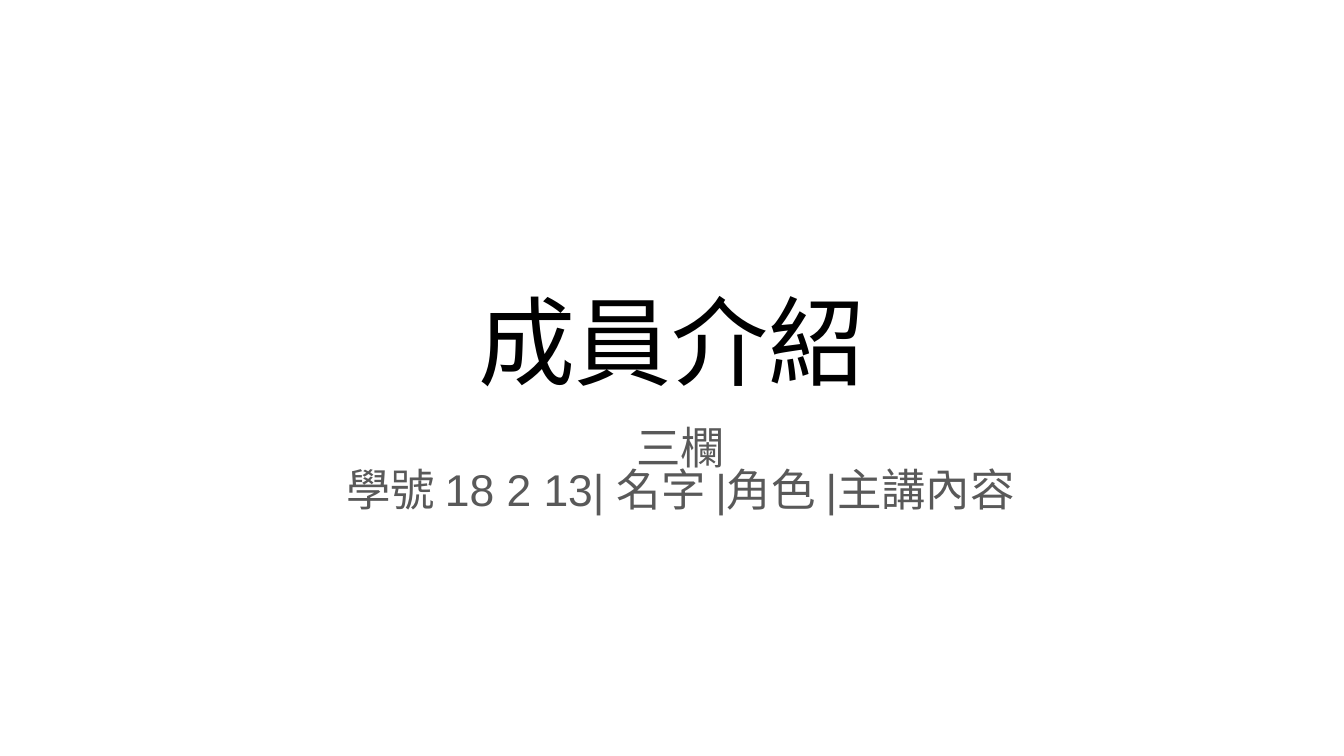
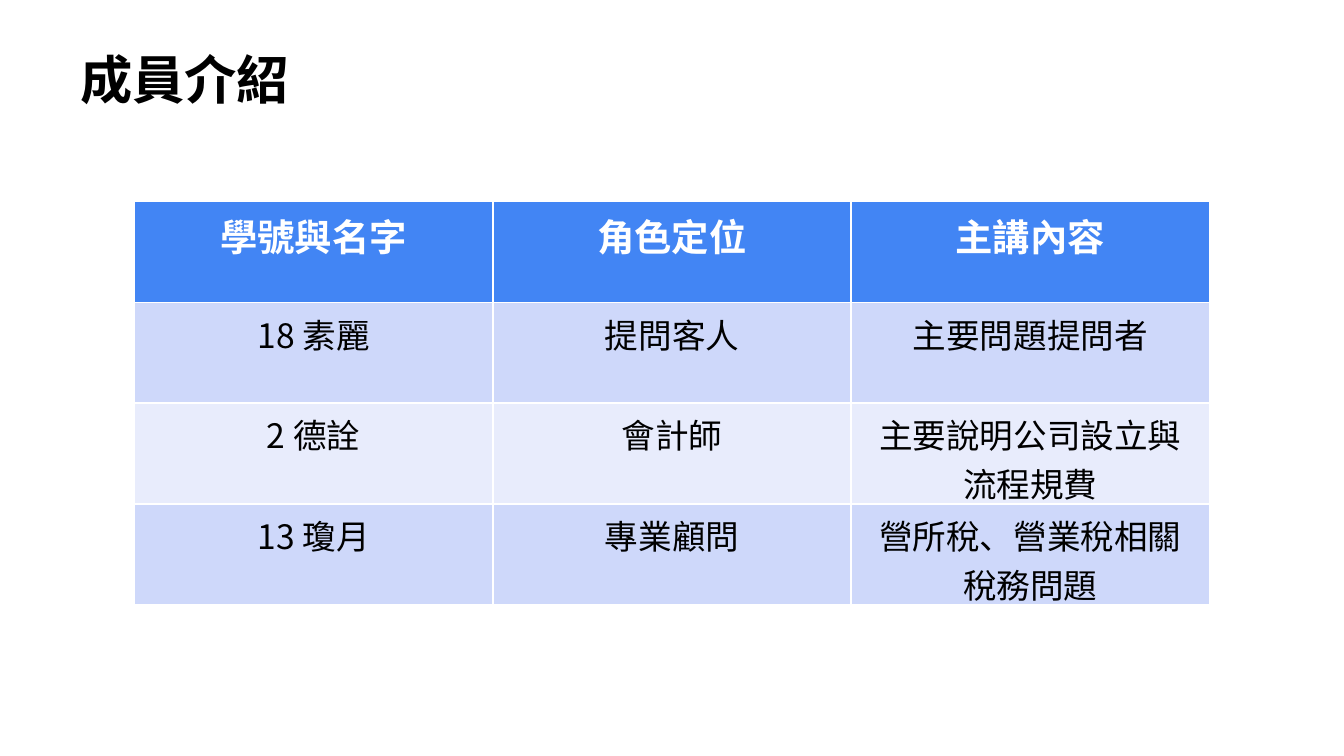
Before and after one commit to qwerty10218/horticulture-tax-case, a slide deck: slide 2 of 大葉園藝_公司設立與首年稅務規劃_v3_Formatted.pptx. Drawn at 1344x756 pixels with LibreOffice and Linux fonts; fonts in the diff are those of the drawing. Boxes give left, top, right and bottom in pixels: in the first picture for what was removed or moved away, otherwise in the second. Text is boxed around its words. In the diff, an @@ line names an element or a change of style, - is before the commit and + after.

Commit message:
Fix PPTX layout corruption and correctly add Members Table

```diff
--- a/大葉園藝_公司設立與首年稅務規劃_v3_Formatted.pptx
+++ b/大葉園藝_公司設立與首年稅務規劃_v3_Formatted.pptx
@@ text "成員介紹": place and size @@
-text "成員介紹" at <box>478,296,866,386</box>
+text "成員介紹" at <box>80,54,289,104</box>
@@ text "成員介紹" at <box>80,54,289,104</box>: size 52 to 28 pt, font Arial to Noto Sans CJK TC, bold on; alignment centre to left; vertical alignment bottom to top @@
@@ table added at <box>134,202,1211,611</box>, 4 rows, 3 columns @@
+學號與名字 | 角色定位 | 主講內容
+18 素麗 | 提問客人 | 主要問題提問者
+2 德詮 | 會計師 | 主要說明公司設立與流程規費
+13 瓊月 | 專業顧問 | 營所稅、營業稅相關稅務問題
@@ subtitle removed at <box>346,426,1015,516</box> @@
-三欄
-學號 18 2 13| 名字 |角色 |主講內容
```
Also in this commit, not shown: 7 other slides changed.
